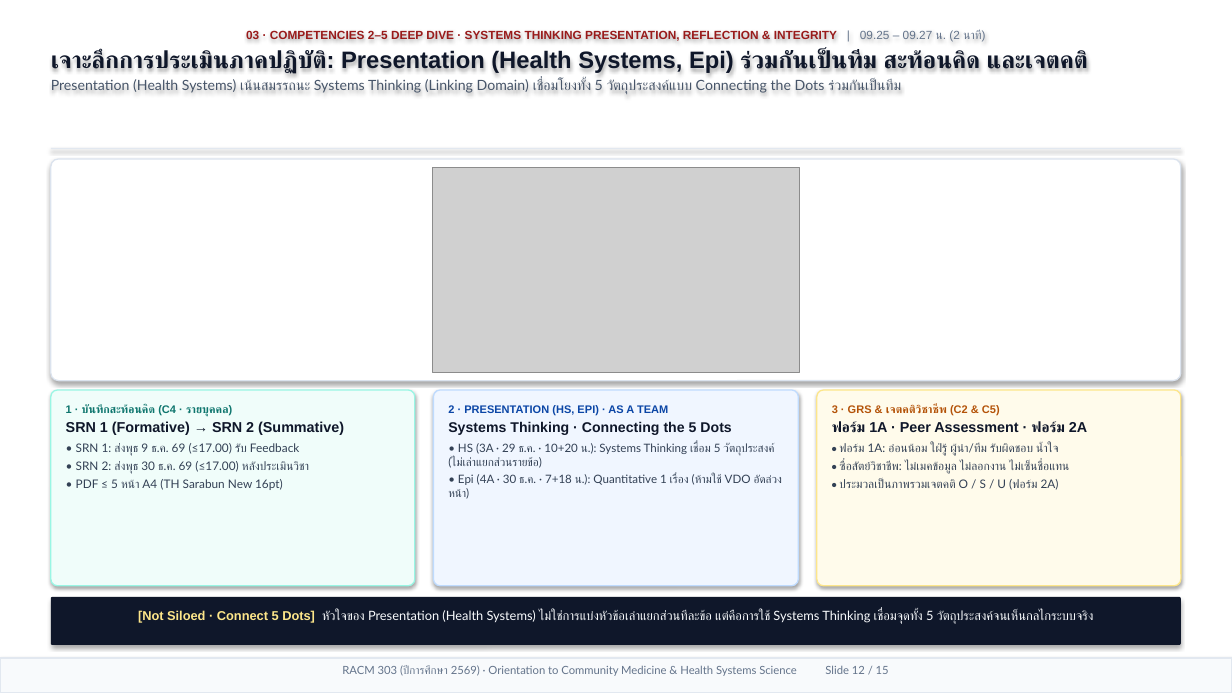
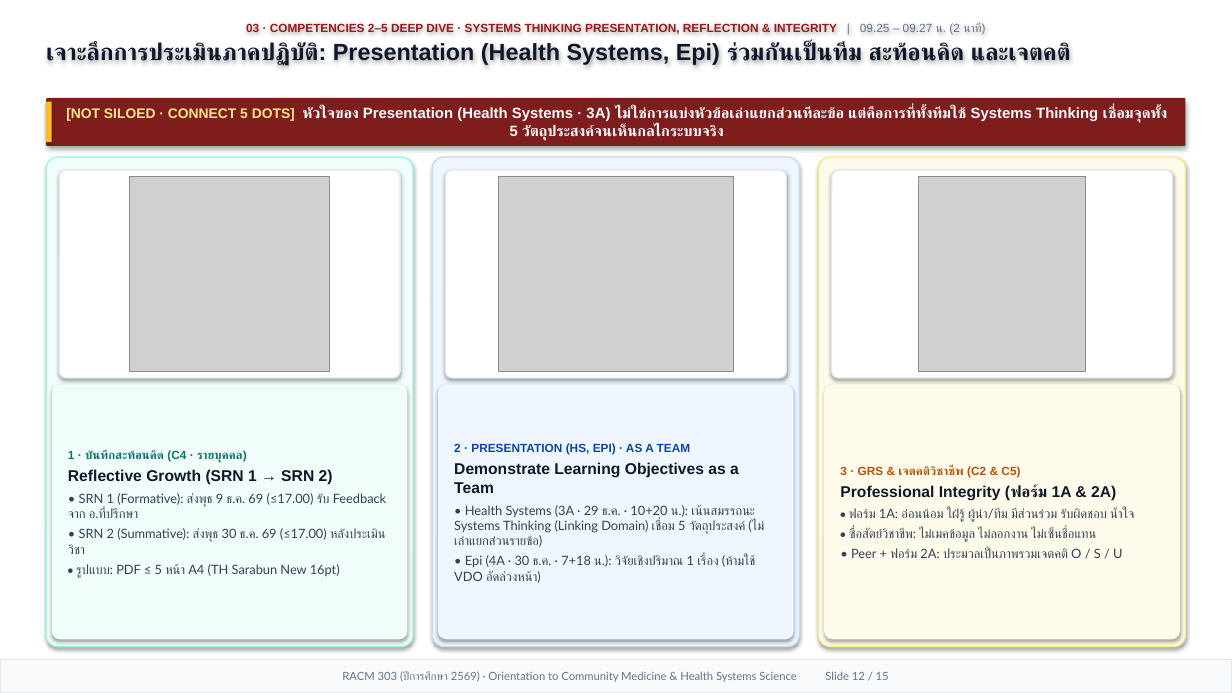
Before and after one commit to smartwoo/racm303-2569-faculty-member, a slide deck: slide 12 of exports/pptx/RACM303_2569_Orientation_Slides.pptx. Drawn at 1232x693 pixels with LibreOffice and Linux fonts; fonts in the diff are those of the drawing; grey boxes stand for pictures. Boxes give left, top, right and bottom in pixels: in the first picture for what was removed or moved away, otherwise in the second. Text is boxed around its words. In the diff, an @@ line names an element or a change of style, - is before the commit and + after.

Commit message:
feat(orientation): upgrade all 15 slides with top key-message banners, full-space Nano Banana visuals, optimized typography & Apple Keynote motion

```diff
--- a/exports/pptx/RACM303_2569_Orientation_Slides.pptx
+++ b/exports/pptx/RACM303_2569_Orientation_Slides.pptx
@@ text "03 · COMPETENCIES 2–5 DEEP ...": place and size @@
-text "03 · COMPETENCIES 2–5 DEEP ..." at [51,30,1088,94]
+text "03 · COMPETENCIES 2–5 DEEP ..." at [46,22,1070,66]
@@ text "03 · COMPETENCIES 2–5 DEEP ..." at [46,22,1070,66]: size 18.5 to 18.2 pt in "เจาะลึกการประเมินภาคปฏิบัติ: Presentation (Health Systems, E ..."; less space between paragraphs @@
@@ text at [51,79,901,94]: paragraph removed @@
-Presentation (Health Systems) เน้นสมรรถนะ Systems Thinking (Linking Domain) เชื่อมโยงทั้ง 5 วัตถุประสงค์แบบ Connecting the Dots ร่วมกันเป็นทีม
@@ rounded rectangle "[NOT SILOED · CONNECT 5 ...": place and size @@
-rounded rectangle "[NOT SILOED · CONNECT 5 ..." at [51,597,1181,645]
+rounded rectangle "[NOT SILOED · CONNECT 5 ..." at [46,98,1186,146]
@@ rounded rectangle "[NOT SILOED · CONNECT 5 ..." at [46,98,1186,146]: vertical alignment top to middle; fill #0F172A to #7F1D1D; proportions changed @@
@@ rectangle added at [46,102,52,142], fill #FBBF24 @@
@@ text in rounded rectangle at [66,107,1168,141]: text changed; size 10 to 11.6 pt; font Lato to Arial; bold on @@
-[Not Siloed · Connect 5 Dots] หัวใจของ Presentation (Health Systems) ไม่ใช่การแบ่งหัวข้อเล่าแยกส่วนทีละข้อ แต่คือการใช้ Systems Thinking เชื่อมจุดทั้ง 5 วัตถุประสงค์จนเห็นกลไกระบบจริง
+[NOT SILOED · CONNECT 5 DOTS] หัวใจของ Presentation (Health Systems · 3A) ไม่ใช่การแบ่งหัวข้อเล่าแยกส่วนทีละข้อ แต่คือการที่ทั้งทีมใช้ Systems Thinking เชื่อมจุดทั้ง 5 วัตถุประสงค์จนเห็นกลไกระบบจริง
@@ rectangle removed at [51,148,1181,149] @@
@@ rounded rectangle added at [46,157,413,647], fill #F0FDFA, outline #99F6E4 1 pt @@
@@ rounded rectangle added at [59,170,400,378], fill #FFFFFF, outline #E2E8F0 1 pt @@
@@ picture added at [129,177,330,372] @@
@@ rounded rectangle added at [433,157,799,647], fill #F0F6FF, outline #BFDBFE 1 pt @@
@@ rounded rectangle: place and size @@
-rounded rectangle at [51,159,1181,381]
+rounded rectangle at [445,170,787,378]
@@ rounded rectangle at [445,170,787,378]: outline #DBE3EE 1 pt to #E2E8F0 1 pt; proportions changed @@
@@ picture: place and size @@
-picture at [433,167,800,372]
+picture at [498,177,733,372]
@@ rounded rectangle added at [819,157,1186,647], fill #FFFBEB, outline #FDE68A 1 pt @@
@@ rounded rectangle added at [832,170,1173,378], fill #FFFFFF, outline #E2E8F0 1 pt @@
@@ picture added at [919,177,1086,372] @@
@@ rounded rectangle "1 · บันทึกสะท้อนคิด (C4 · ...": place and size @@
-rounded rectangle "1 · บันทึกสะท้อนคิด (C4 · ..." at [51,390,415,586]
+rounded rectangle "1 · บันทึกสะท้อนคิด (C4 · ..." at [52,384,408,640]
@@ rounded rectangle "1 · บันทึกสะท้อนคิด (C4 · ..." at [52,384,408,640]: vertical alignment top to middle; outline #99F6E4 1 pt to none; proportions changed @@
@@ rounded rectangle "2 · PRESENTATION (HS, EPI) ...": place and size @@
-rounded rectangle "2 · PRESENTATION (HS, EPI) ..." at [433,390,799,586]
+rounded rectangle "2 · PRESENTATION (HS, EPI) ..." at [438,384,794,640]
@@ rounded rectangle "2 · PRESENTATION (HS, EPI) ..." at [438,384,794,640]: vertical alignment top to middle; outline #BFDBFE 1 pt to none; proportions changed @@
@@ rounded rectangle "3 · GRS & เจตคติวิชาชีพ ...": place and size @@
-rounded rectangle "3 · GRS & เจตคติวิชาชีพ ..." at [817,390,1181,586]
+rounded rectangle "3 · GRS & เจตคติวิชาชีพ ..." at [824,384,1180,640]
@@ rounded rectangle "3 · GRS & เจตคติวิชาชีพ ..." at [824,384,1180,640]: vertical alignment top to middle; outline #FDE68A 1 pt to none; proportions changed @@
@@ text in rounded rectangle at [454,443,691,455]: size 8.6 to 9.2 pt in "2 · PRESENTATION (HS, EPI) · AS ..." @@
@@ text in rounded rectangle at [68,469,386,577]: text changed; size 9.2 to 10 pt @@
-SRN 1 (Formative) → SRN 2 (Summative)
-• SRN 1: ส่งพุธ 9 ธ.ค. 69 (≤17.00) รับ Feedback
-• SRN 2: ส่งพุธ 30 ธ.ค. 69 (≤17.00) หลังประเมินวิชา
-• PDF ≤ 5 หน้า A4 (TH Sarabun New 16pt)
+Reflective Growth (SRN 1 → SRN 2)
+• SRN 1 (Formative): ส่งพุธ 9 ธ.ค. 69 (≤17.00) รับ Feedback จาก อ.ที่ปรึกษา
+• SRN 2 (Summative): ส่งพุธ 30 ธ.ค. 69 (≤17.00) หลังประเมินวิชา
+• รูปแบบ: PDF ≤ 5 หน้า A4 (TH Sarabun New 16pt)
@@ text in rounded rectangle at [68,450,247,463]: size 8.6 to 9.2 pt in "1 · บันทึกสะท้อนคิด (C4 · รายบุคคล)" @@
@@ text in rounded rectangle at [454,462,764,583]: text changed; size 9 to 10 pt @@
-Systems Thinking · Connecting the 5 Dots
-• HS (3A · 29 ธ.ค. · 10+20 น.): Systems Thinking เชื่อม 5 วัตถุประสงค์ (ไม่เล่าแยกส่วนรายข้อ)
-• Epi (4A · 30 ธ.ค. · 7+18 น.): Quantitative 1 เรื่อง (ห้ามใช้ VDO อัดล่วงหน้า)
+Demonstrate Learning Objectives as a Team
+• Health Systems (3A · 29 ธ.ค. · 10+20 น.): เน้นสมรรถนะ Systems Thinking (Linking Domain) เชื่อม 5 วัตถุประสงค์ (ไม่เล่าแยกส่วนรายข้อ)
+• Epi (4A · 30 ธ.ค. · 7+18 น.): วิจัยเชิงปริมาณ 1 เรื่อง (ห้ามใช้ VDO อัดล่วงหน้า)
@@ text in rounded rectangle at [840,466,1096,542]: size 8.6 to 9.2 pt in "3 · GRS & เจตคติวิชาชีพ (C2 & ..."; size 9.2 to 10 pt in "• ซื่อสัตย์วิชาชีพ: ไม่เมคข้อมูล ไม่ลอกงาน ไม่เซ็นชื่อแทน" @@
@@ text in rounded rectangle at [849,508,1134,522]: text changed; size 9.2 to 10 pt @@
-ฟอร์ม 1A · Peer Assessment · ฟอร์ม 2A
-• ฟอร์ม 1A: อ่อนน้อม ใฝ่รู้ ผู้นำ/ทีม รับผิดชอบ น้ำใจ
+Professional Integrity (ฟอร์ม 1A & 2A)
+• ฟอร์ม 1A: อ่อนน้อม ใฝ่รู้ ผู้นำ/ทีม มีส่วนร่วม รับผิดชอบ น้ำใจ
@@ text in rounded rectangle at [851,548,1122,558]: text changed; size 9.2 to 10 pt @@
-• ประมวลเป็นภาพรวมเจตคติ O / S / U (ฟอร์ม 2A)
+• Peer + ฟอร์ม 2A: ประมวลเป็นภาพรวมเจตคติ O / S / U
@@ rectangle "RACM 303 (ปีการศึกษา 2569) · ..." at [0,660,1232,693]: vertical alignment top to middle @@
```
Also in this commit, not shown: 14 other slides changed, 20 other files.
